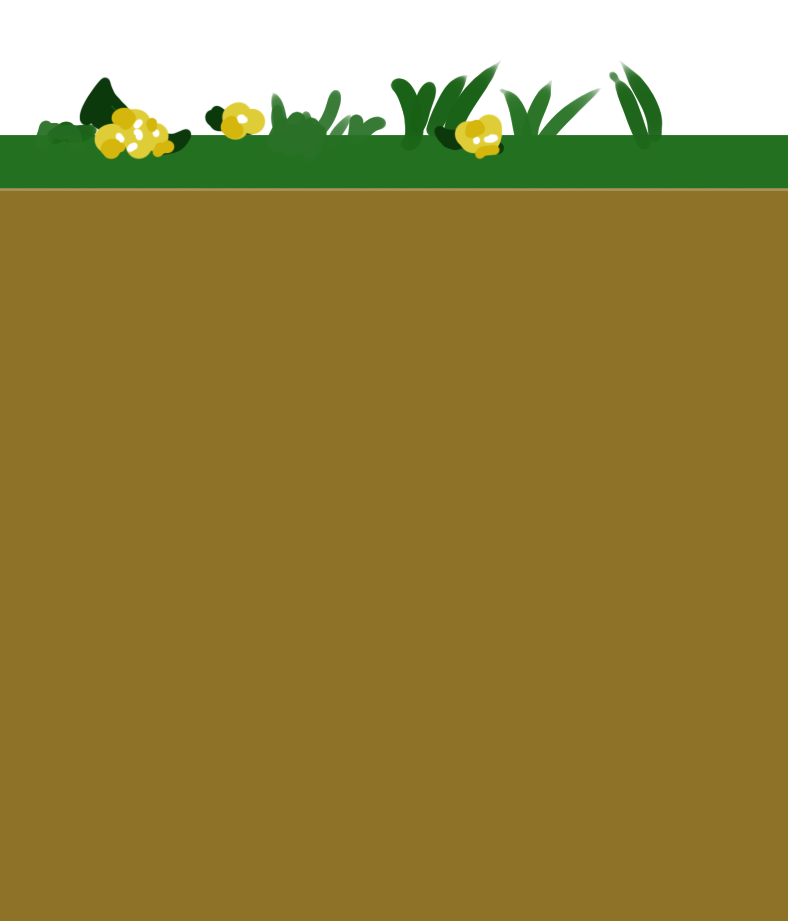
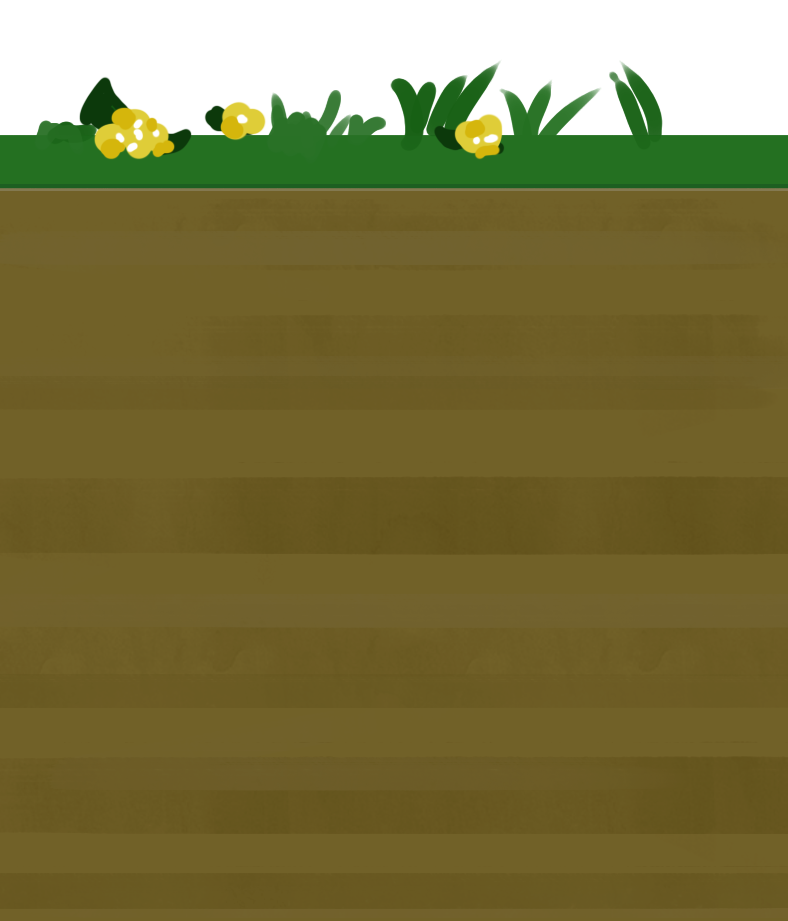
Revision of a layered (788, 921) image; what changed, layer by layer:
added layer "Calque 3" (hard light, 26%) above "Calque 2" over [0, 184, 788, 921]
added layer "Calque 2" above "Calque 1" over [0, 198, 788, 918]
